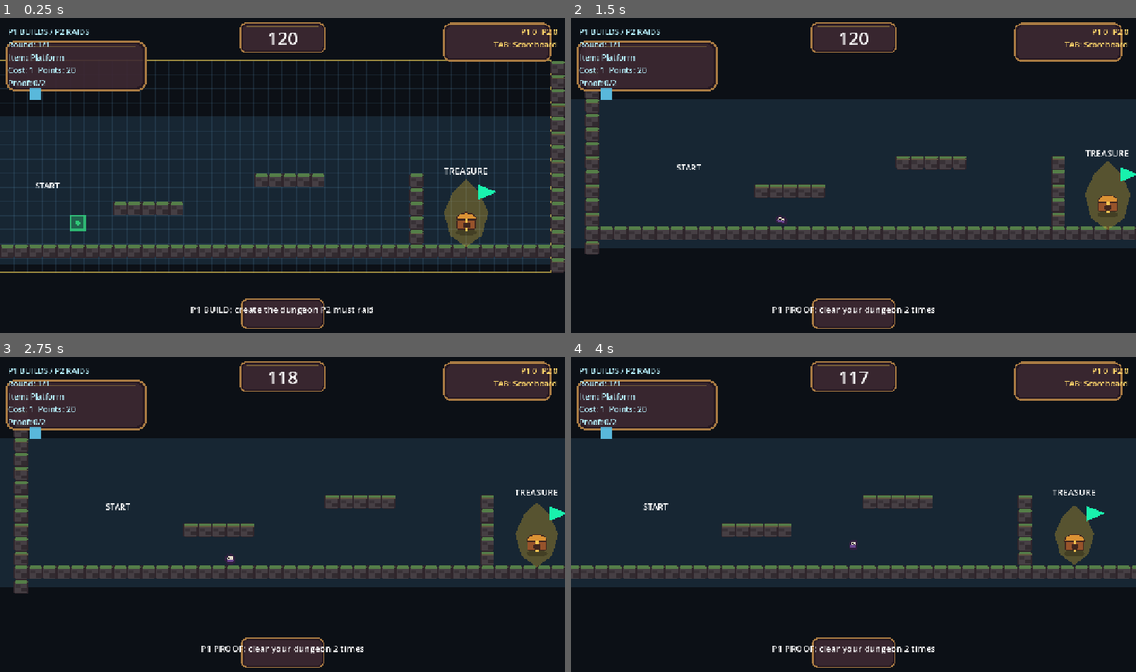
Above: before the commit, frames 1-4 (two rows, left to right).
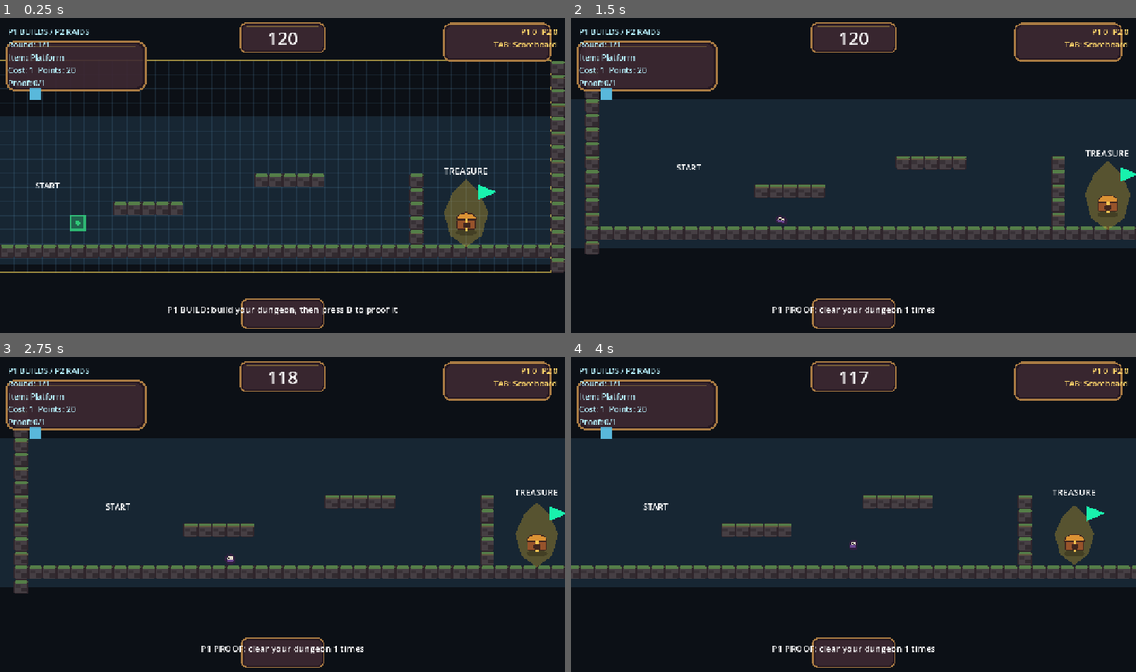
Above: after the commit, the same moments.

Repository: Shoxycodon/lootproof
Game: Godot game, scene res://Scenes/MultiplayerDungeonScene.tscn
Same seed, same stepped clock (60 frames per second), same inputs: the game is played once before the commit and once after it. This scene is started directly instead of the project's main scene.
Inputs (mouse positions are in pixels of both pictures, inside the frame that each line leads up to):
- Up to frame 1 (0.25 s): no input
- Up to frame 2 (1.5 s): tap B (build_mode) at 0.5 s; move the mouse to (977, 159) at 0.52 s; hold B (build_mode) 0.53-1.28 s; hold D (move_right) from 0.53 s (still down); click (977, 159) at 0.67 s; tap Space (jump) at 0.77 s; move the mouse to (740, 191) at 1.27 s; tap Shift (dash) at 1.35 s
- Up to frame 3 (2.75 s): tap Space (jump) at 1.52 s; move the mouse to (339, 445) at 2.02 s; release D (move_right) at 2.03 s; hold A (move_left) from 2.03 s (still down); hold E (interact) from 2.03 s (still down)
- Up to frame 4 (4 s): move the mouse to (825, 580) at 2.77 s; release A (move_left) at 2.78 s; release E (interact) at 2.78 s; hold D (move_right) from 2.78 s (still down); tap Tab (scoreboard) at 2.85 s; click (825, 580) at 2.92 s; tap Space (jump) at 3.02, 3.77 s; move the mouse to (1023, 564) at 3.52 s; hold Q (trap_next) from 3.53 s (still down)

The runs differ from the first frame. In frame 1, 0.6% of the frame differs, in the area x 7-71%, y 19-95%; in frame 2, less than 0.1%; in frame 3, less than 0.1%; in frame 4, less than 0.1%.

Commit message:
Fix parallel multiplayer proof flow

Diff:
--- a/Player/Player.tscn
+++ b/Player/Player.tscn
@@ -10,27 +10,10 @@
 offsets = PackedFloat32Array(0, 1)
 colors = PackedColorArray(0.8, 0.42, 1, 0.55, 0.8, 0.42, 1, 0)
 
-[sub_resource type="SceneReplicationConfig" id="SceneReplicationConfig_player"]
-properties/0/path = NodePath(".:position")
-properties/0/spawn = true
-properties/0/replication_mode = 1
-properties/1/path = NodePath(".:velocity")
-properties/1/spawn = true
-properties/1/replication_mode = 1
-properties/2/path = NodePath(".:rotation")
-properties/2/spawn = true
-properties/2/replication_mode = 1
-properties/3/path = NodePath(".:scale")
-properties/3/spawn = true
-properties/3/replication_mode = 1
-
 [node name="Player" type="CharacterBody2D"]
 collision_layer = 2
 collision_mask = 13
 script = ExtResource("1")
-
-[node name="MultiplayerSynchronizer" type="MultiplayerSynchronizer" parent="."]
-replication_config = SubResource("SceneReplicationConfig_player")
 
 [node name="Trail" type="Line2D" parent="."]
 z_index = -2
--- a/Scenes/MultiplayerDungeonScene.gd
+++ b/Scenes/MultiplayerDungeonScene.gd
@@ -4,7 +4,7 @@
 
 @export var player_scene: PackedScene
 @export var run_time_limit := 120.0
-@export var proof_clears_required := 2
+@export var proof_clears_required := 1
 
 var phase := Phase.BUILD
 var time_left := 120.0
@@ -83,7 +83,7 @@
 	if reset_proof:
 		proof_clears = 0
 		validator.reset_proof()
-	hud.show_feedback("P%d BUILD: create the dungeon P%d must raid" % [my_player_id, opponent_player_id])
+	hud.show_feedback("P%d BUILD: build your dungeon, then press B to proof it" % my_player_id)
 
 
 func _start_proof_phase() -> void:
@@ -100,7 +100,7 @@
 	time_left = 0.0
 	_remove_runner()
 	build_grid.set_build_mode(false)
-	hud.show_feedback("Dungeon proven. Waiting for P%d..." % opponent_player_id)
+	hud.show_feedback("Your dungeon is proven. Waiting for P%d to finish proofing..." % opponent_player_id)
 
 
 func _start_raid_phase() -> void:
@@ -147,8 +147,20 @@
 
 func _receive_proven_dungeon(player_id: int, snapshot: Dictionary) -> void:
 	submitted_dungeons[player_id] = snapshot
+	if multiplayer.is_server():
+		if player_id == my_player_id:
+			_opponent_ready_rpc.rpc_id(2, player_id)
+		else:
+			hud.show_feedback("P%d is ready. Finish proofing your dungeon." % player_id)
 	if submitted_dungeons.has(1) and submitted_dungeons.has(2):
 		_begin_raid_for_all()
+
+
+@rpc("authority", "call_remote", "reliable")
+func _opponent_ready_rpc(player_id: int) -> void:
+	if phase == Phase.WAITING:
+		return
+	hud.show_feedback("P%d is ready. Finish proofing your dungeon." % player_id)
 
 
 func _begin_raid_for_all() -> void:
@@ -164,6 +176,7 @@
 
 
 func _begin_raid_with_snapshot(snapshot: Dictionary) -> void:
+	submitted_dungeons.clear()
 	build_grid.restore_user_build(snapshot)
 	_start_raid_phase()
 
Not shown: 1 places in Player/Player.tscn that only renumber resources
Not shown, added: Scenes/MultiplayerDungeonScene.gd.uid
Not shown, added: Scenes/MultiplayerLobby.gd.uid
